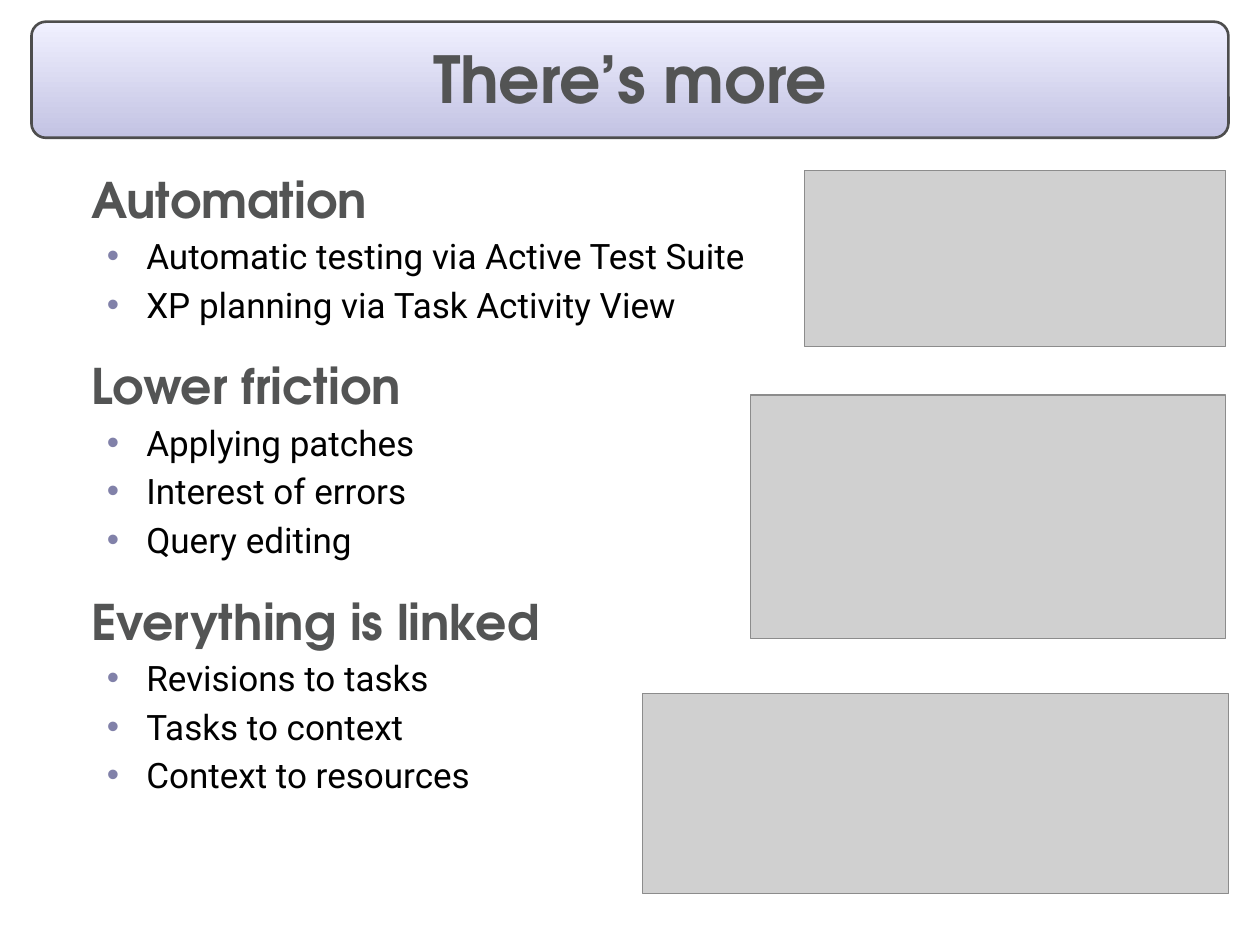
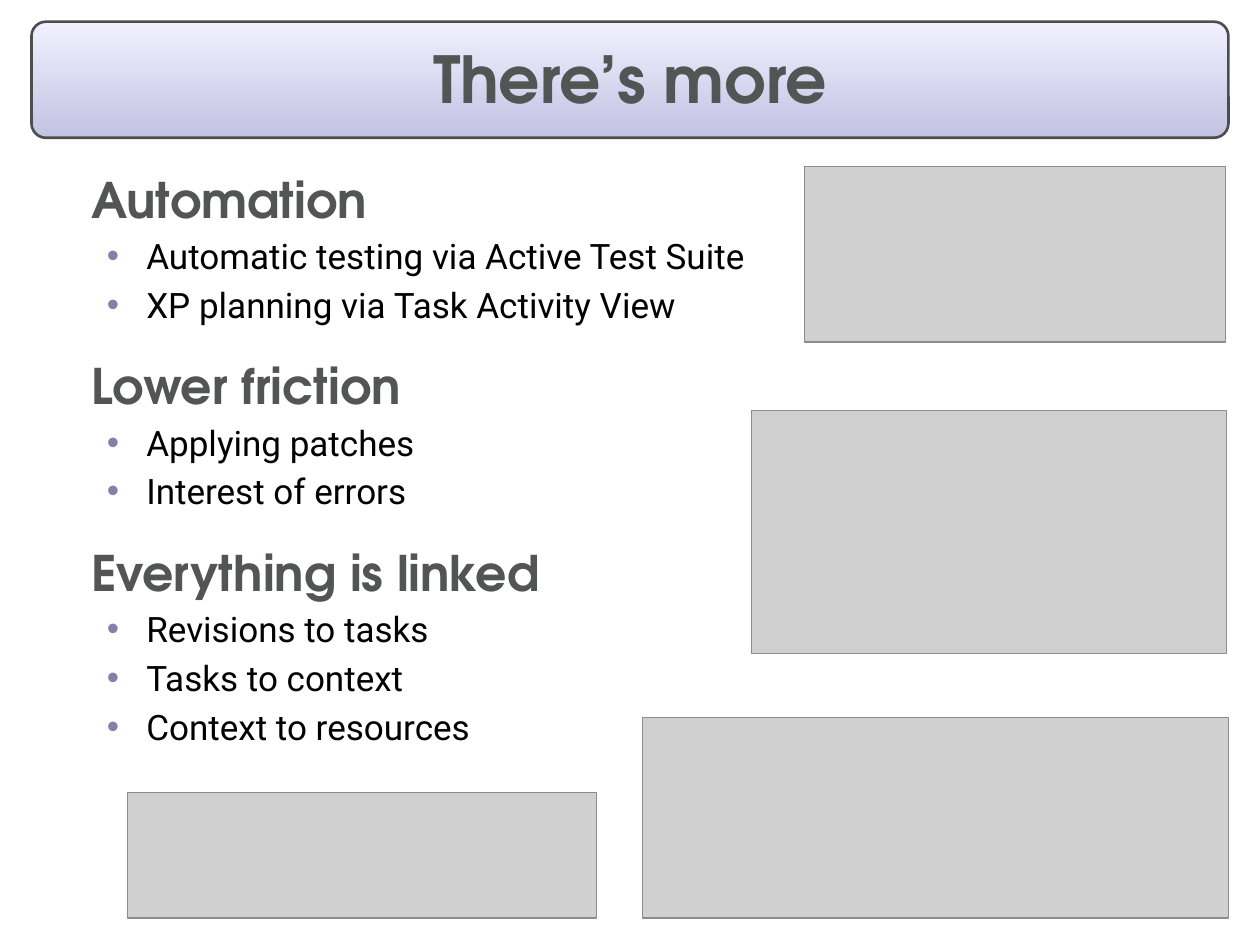
Before and after one commit to eclipse-mylyn/mylyn-website, a slide deck: slide 11 of publications/2006-03-mylar-eclipsecon-2.ppt (slide 12 before the commit). Drawn at 1260x945 pixels with LibreOffice and Linux fonts; fonts in the diff are those of the drawing; grey boxes stand for pictures. Boxes give left, top, right and bottom in pixels: in the first picture for what was removed or moved away, otherwise in the second. Text is boxed around its words. In the diff, an @@ line names an element or a change of style, - is before the commit and + after.

```diff
--- a/publications/2006-03-mylar-eclipsecon-2.ppt
+++ b/publications/2006-03-mylar-eclipsecon-2.ppt
@@ picture: place and size @@
-picture at (805,170,1226,346)
+picture at (805,166,1226,343)
@@ picture: place and size @@
-picture at (751,396,1226,639)
+picture at (752,411,1227,654)
@@ text at (146,526,352,561): paragraph removed @@
-  • Query editing
@@ picture: place and size @@
-picture at (643,693,1228,893)
+picture at (643,717,1228,917)
@@ picture added at (127,793,596,919) @@
```
Also in this commit, not shown: 13 other slides changed, 1 slide added, 2 slides removed, 1 other file.
